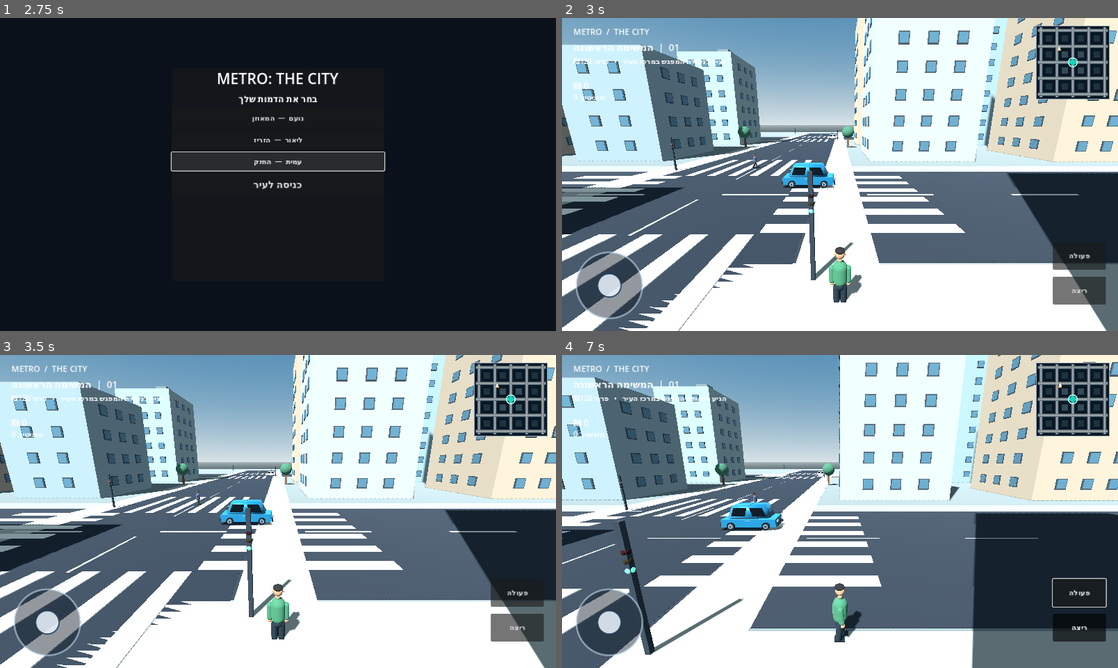
Above: before the commit, frames 1-4 (two rows, left to right).
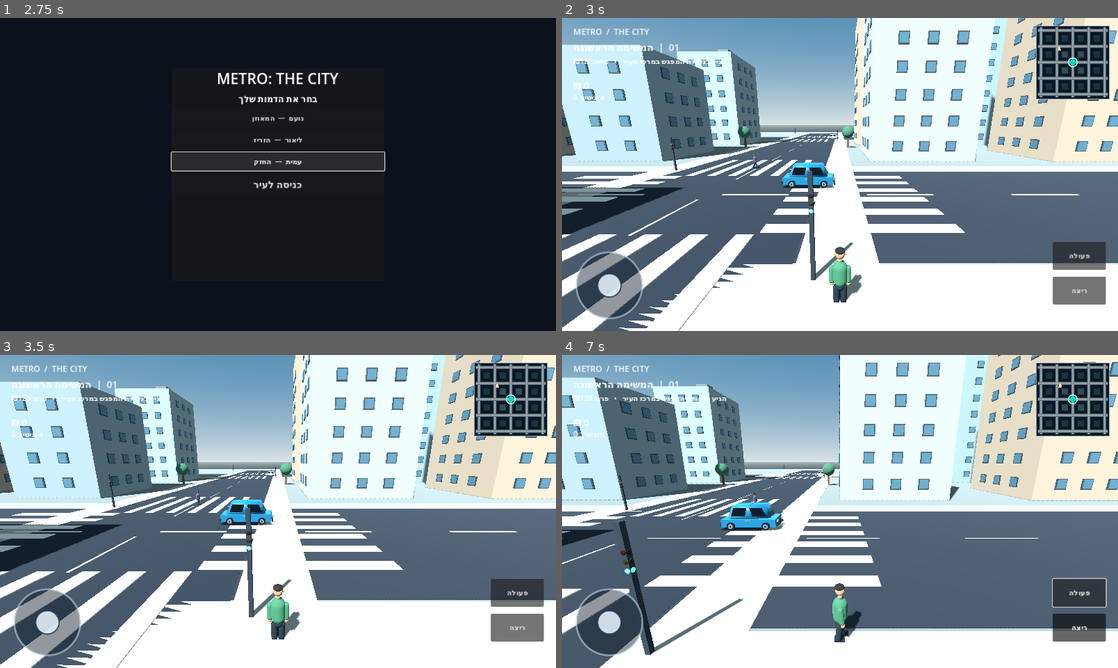
Above: after the commit, the same moments.

Repository: a332150176-dev/METRO-THE-CITY
Game: Godot game, scene res://scenes/main.tscn
Two runs of this game, one before a commit and one after it. Both use one fixed random seed, a clock stepped at 60 frames per second and the inputs below.
Inputs (mouse positions are in pixels of both pictures, inside the frame that each line leads up to):
- Up to frame 1 (2.75 s): click "נועם — המאוזן" at 0.5 s; click "ליאור — הזריז" at 1.25 s; click "עמית — החזק" at 2 s
- Up to frame 2 (3 s): click "כניסה לעיר" at 2.75 s
- Up to frame 3 (3.5 s): no input
- Up to frame 4 (7 s): click "ריצה" at 3.5 s; click "פעולה" at 4.25 s; drag from (612, 621) to (895, 442) at 5.02 s; drag from (728, 527) to (812, 574) at 5.77 s; tap Enter at 6.5 s; move the mouse to (895, 442) at 6.52 s; hold D (move_right) from 6.53 s (still down)

Frame 1 is identical in both runs. In frame 2, 5.5% of the frame differs, in the area x 80-100%, y 49-100%; in frame 3, 5.5%; in frame 4, 13%, in the area x 73-100%, y 50-100%.

Commit message:
Reserve a city lot for the interactive minimarket

Diff:
--- a/scripts/city_builder.gd
+++ b/scripts/city_builder.gd
@@ -119,7 +119,9 @@
 						height = rng.randf_range(34.0, 56.0)
 					var position := Vector3(center_x + offset_x, height * 0.5 - 0.05, center_z + offset_z)
 					var color: Color = palette[rng.randi_range(0, palette.size() - 1)]
-					_add_building(Vector3(width, height, depth), position, color, downtown)
+					var is_minimarket_lot := block_x == 1 and block_z == 1 and is_equal_approx(float(offset_x), -14.0) and is_equal_approx(float(offset_z), -14.0)
+					if not is_minimarket_lot:
+						_add_building(Vector3(width, height, depth), position, color, downtown)
 
 			_add_tree(Vector3(center_x - 25.0, 0.0, center_z))
 			_add_tree(Vector3(center_x + 25.0, 0.0, center_z))
